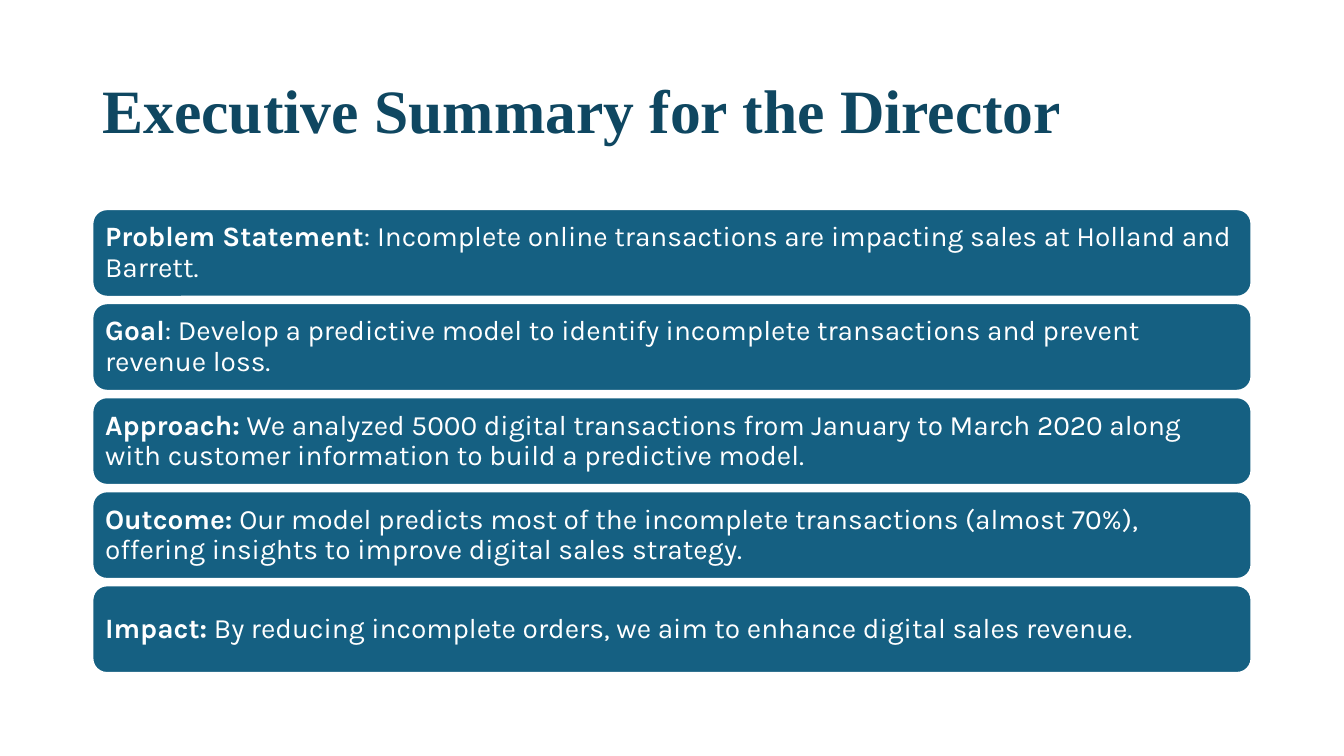
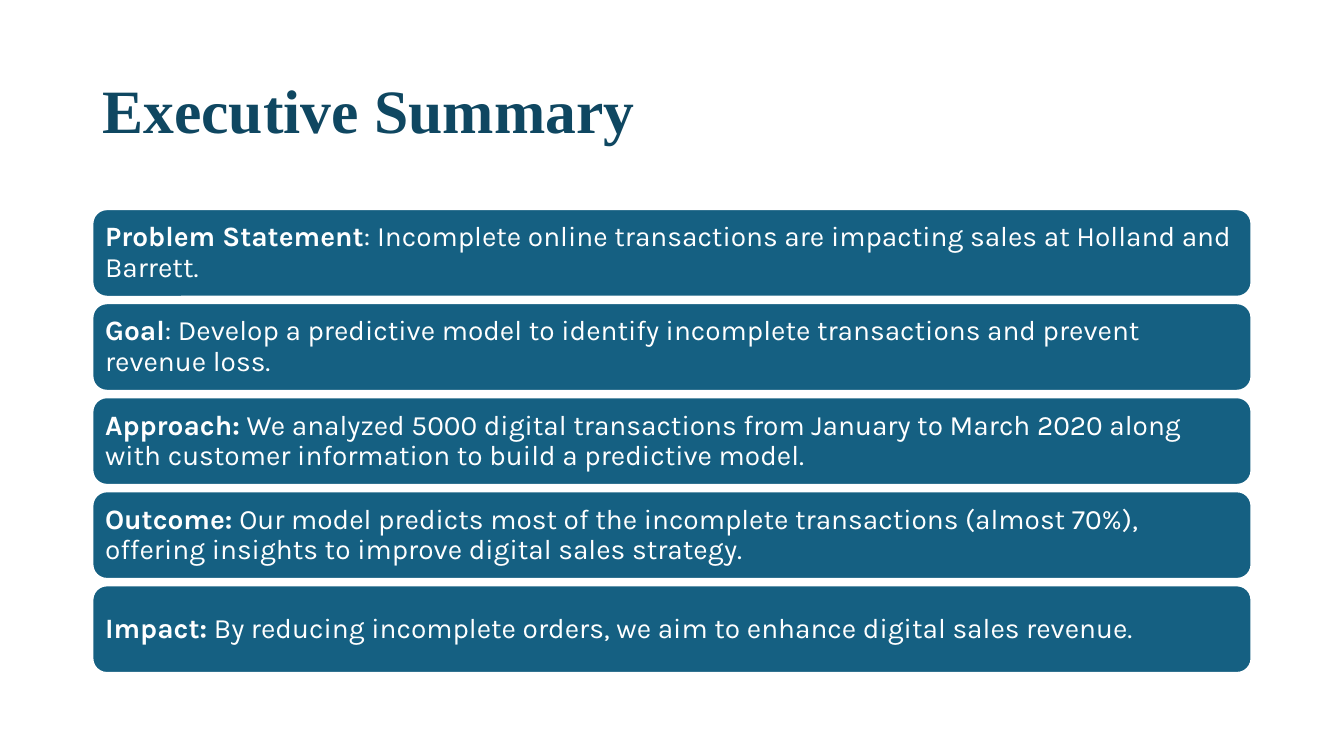
Before and after one commit to MortezaLayegh/Holland_Barret, a slide deck: slide 2 of presentation.pptx. Drawn at 1344x756 pixels with LibreOffice and Linux fonts; fonts in the diff are those of the drawing. Boxes give left, top, right and bottom in pixels: in the first picture for what was removed or moved away, otherwise in the second. Text is boxed around its words. In the diff, an @@ line names an element or a change of style, - is before the commit and + after.

```diff
--- a/presentation.pptx
+++ b/presentation.pptx
@@ title at [102,90,634,144]: text changed @@
-Executive Summary for the Director
+Executive Summary
```
Also in this commit, not shown: 5 other slides changed, 1 other file.
